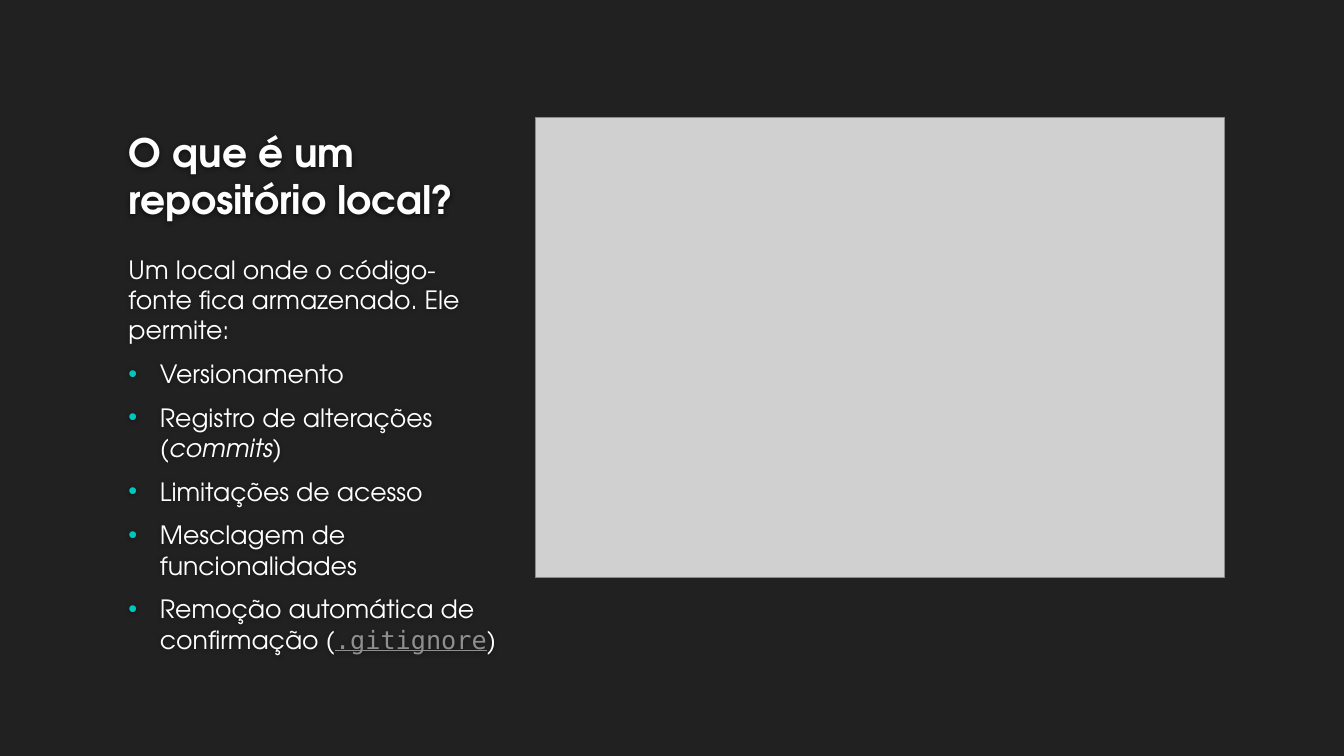
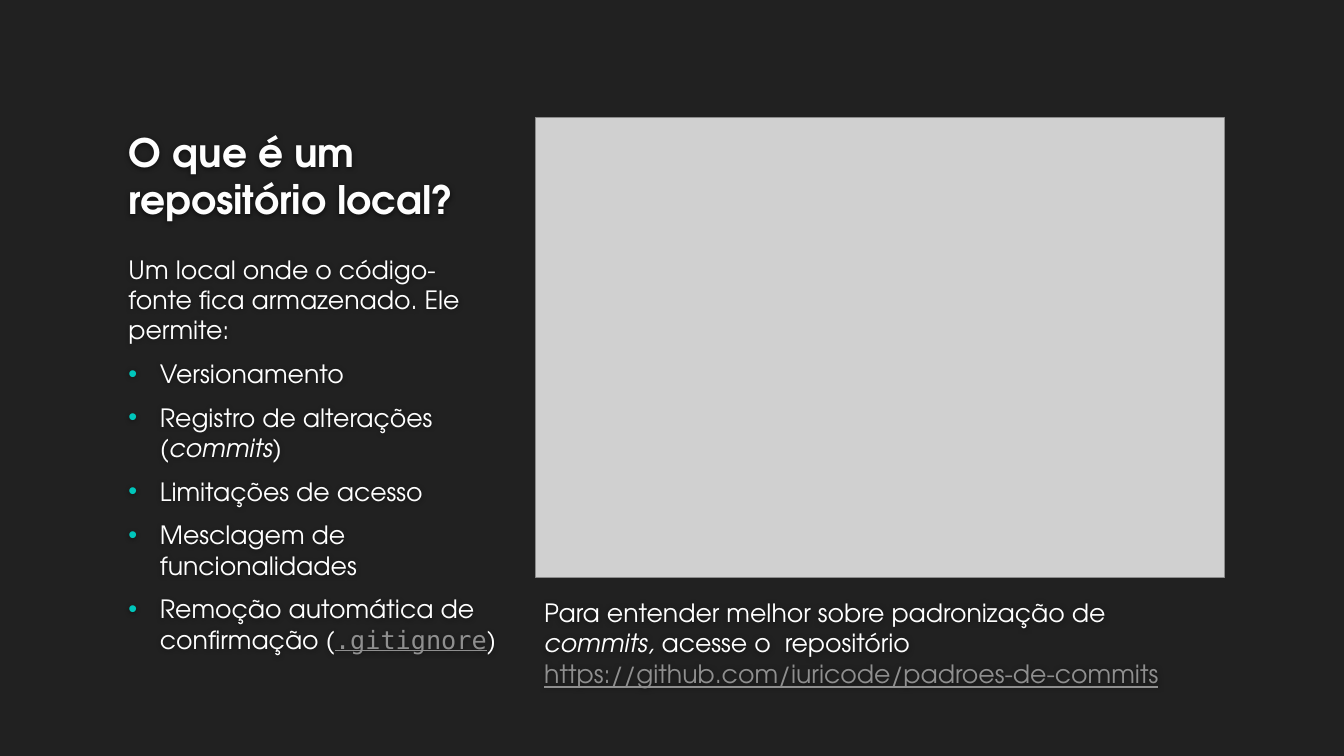
Before and after one commit to RecodeJr/GitHub-Professional, a slide deck: slide 5 of Git-GitHub/Git & Git-Hub – Aprimorando o conhecimento.pptx. Drawn at 1344x756 pixels with LibreOffice and Linux fonts; fonts in the diff are those of the drawing; grey boxes stand for pictures; background and template pictures are left out. Boxes give left, top, right and bottom in pixels: in the first picture for what was removed or moved away, otherwise in the second. Text is boxed around its words. In the diff, an @@ line names an element or a change of style, - is before the commit and + after.

Commit message:
§ slide §

```diff
--- a/Git-GitHub/Git & Git-Hub – Aprimorando o conhecimento.pptx
+++ b/Git-GitHub/Git & Git-Hub – Aprimorando o conhecimento.pptx
@@ text added at (x1=544, y1=603, x2=1158, y2=688), 18 pt, text #FFFFFF @@
+Para entender melhor sobre padronização de commits, acesse o repositório https://github.com/iuricode/padroes-de-commits
```
Also in this commit, not shown: 1 other slide changed.
